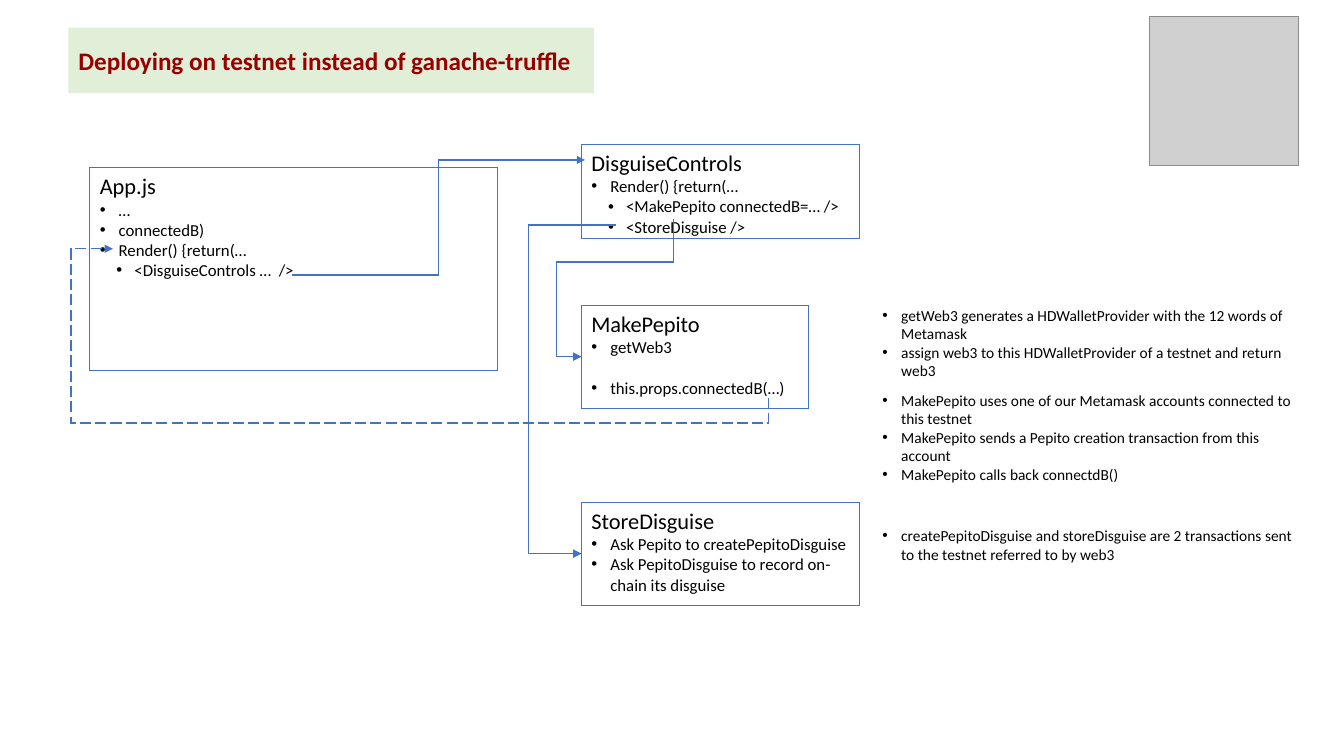
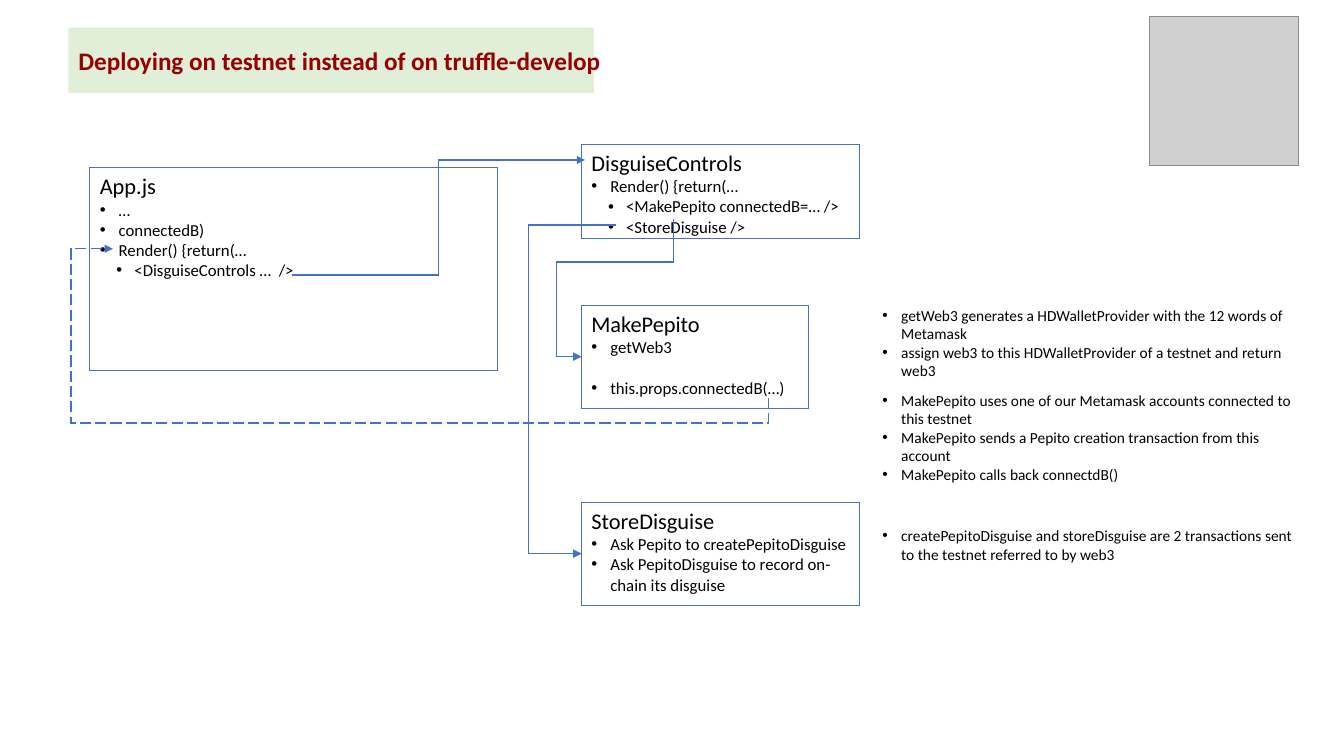
Before and after one commit to kvutien/Project-Machu-Picchu-2020, a slide deck: slide 9 of Pepito/Final Project Design.pptx. Drawn at 1344x756 pixels with LibreOffice and Linux fonts; fonts in the diff are those of the drawing; grey boxes stand for pictures. Boxes give left, top, right and bottom in pixels: in the first picture for what was removed or moved away, otherwise in the second. Text is boxed around its words. In the diff, an @@ line names an element or a change of style, - is before the commit and + after.

```diff
--- a/Pepito/Final Project Design.pptx
+++ b/Pepito/Final Project Design.pptx
@@ text in rectangle at <box>78,52,600,75</box>: text changed @@
-Deploying on testnet instead of ganache-truffle
+Deploying on testnet instead of on truffle-develop
```
Also in this commit, not shown: 1 other slide changed, 1 slide added, 8 other files.
